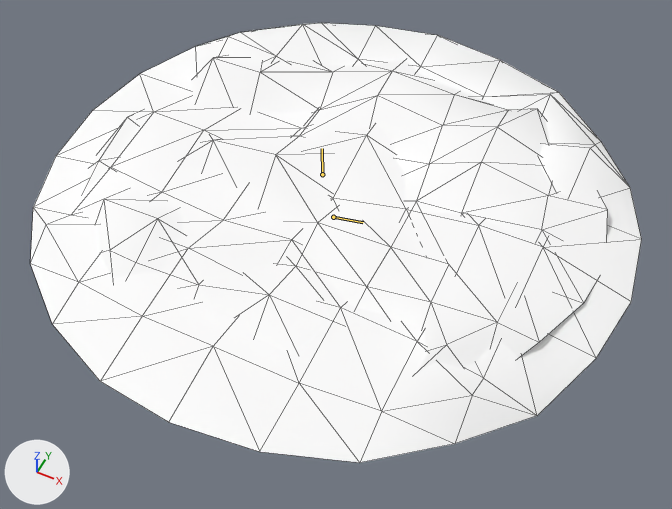
Renders of the FBX model DevilSoup/DevilSoup/Content/Assets/Soup/zupa2Anim.fbx from each side of a commit.
The view is the same before and after, from a 50 mm camera at (0.11, -0.219, 0.28) aimed at (0.006, -0.011, 0.019). Every picture has the same lights, and +X, +Y and +Z are marked at lower left. Both versions are drawn at frame 212 of the action 'Take 001'; the numbers are the values there. The bones that bend it are drawn over the model as lines. Mesh edges are drawn as thin lines.

In view in the first picture: 'pasted__initialShadingGroup1', 'pasted__pCylinder1'.
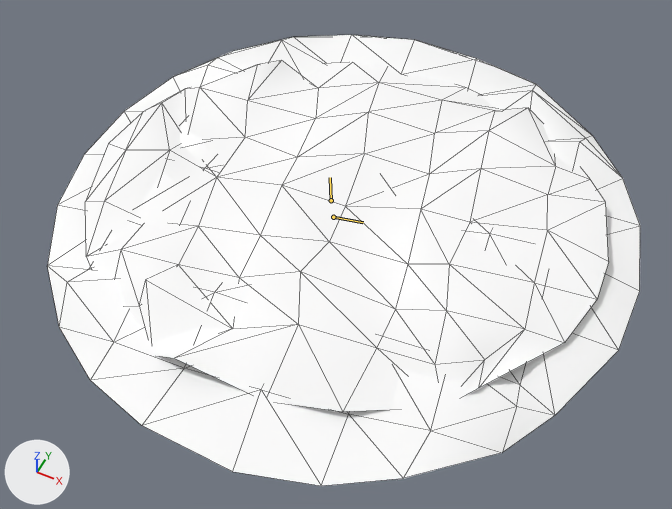
Location of each change, [x1, y1, x2, y2] in pixels of the pictures (672 x 509 px):
'pasted__pCylinder1', posed: before [30, 23, 642, 463]; after [47, 35, 640, 486]
'pasted__initialShadingGroup1', posed: before [79, 56, 608, 371]; after [85, 60, 609, 412]
bone 'joint2', root to tip: before (322, 174) to (322, 148); after (331, 200) to (330, 177)

The edits, one by one:
Bone 'joint2' (bone_joint2) moves from (-0.182, 0.8, 0.0) to (0.179, -0.385, 0.01).
Bone 'joint2' (bone_joint2) turns from (0, 0, 0) to (4, 8, 0) degrees about its own x, y and z.
